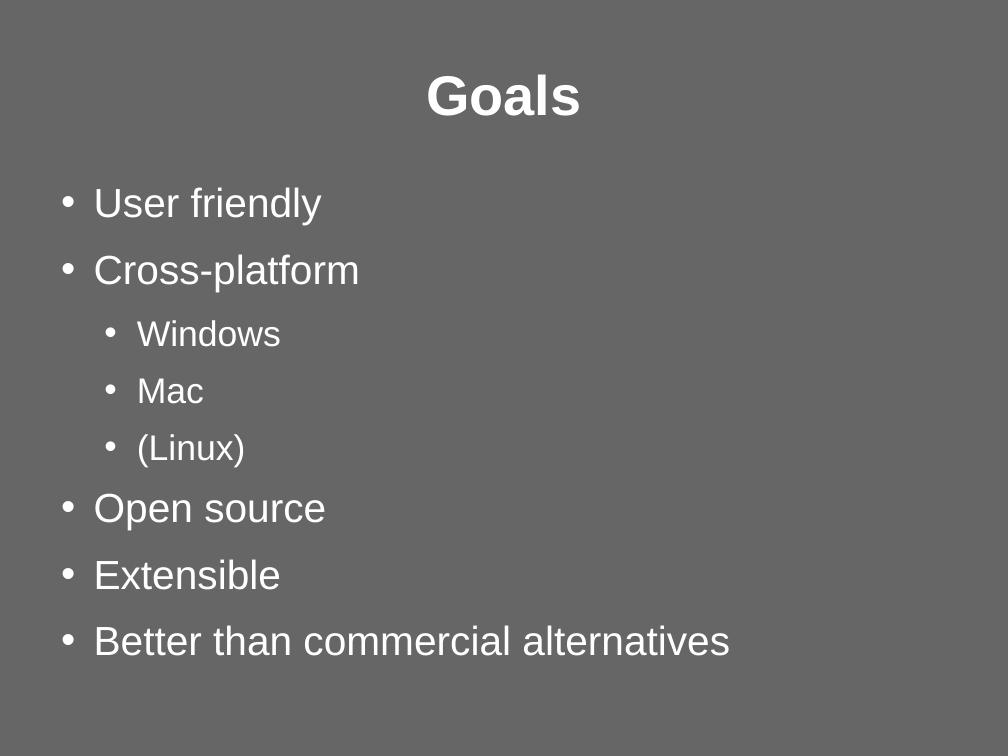
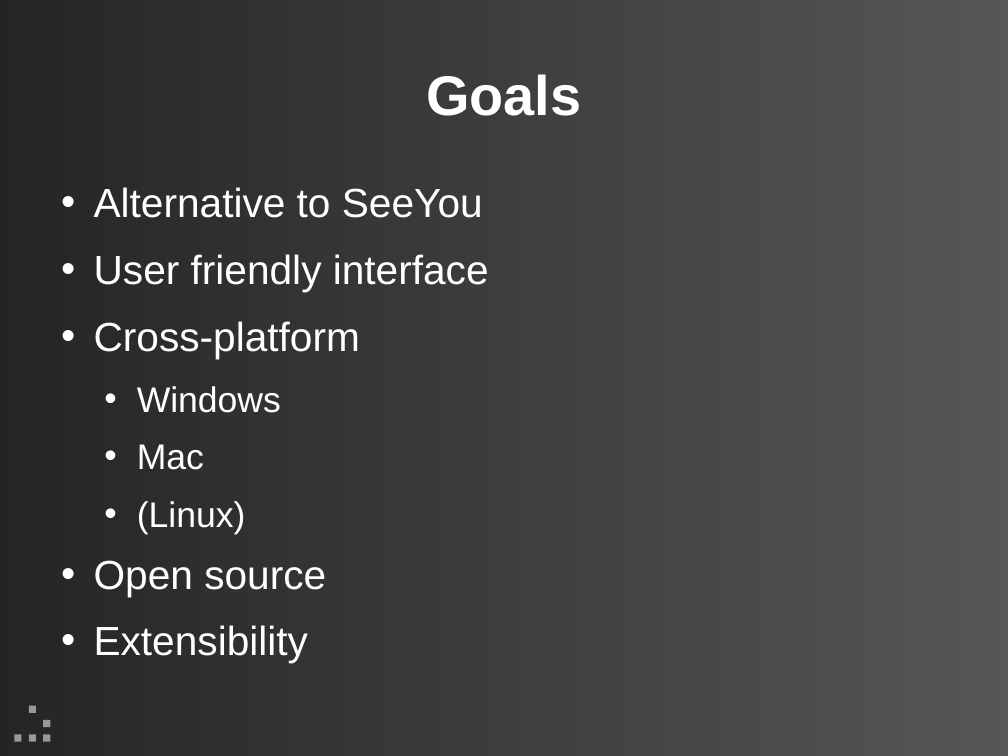
Before and after one commit to updraft/updraft, a slide deck: slide 3 of Docs/presentation.odp. Drawn at 1008x756 pixels with LibreOffice and Linux fonts; fonts in the diff are those of the drawing; background and template pictures are left out. Boxes give left, top, right and bottom in pixels: in the first picture for what was removed or moved away, otherwise in the second. Text is boxed around its words. In the diff, an @@ line names an element or a change of style, - is before the commit and + after.

```diff
--- a/Docs/presentation.odp
+++ b/Docs/presentation.odp
@@ background #666666 to #333333 @@
@@ rectangle added at box(0, 0, 1008, 756), fill gradient #000000 to #B3B3B3 @@
@@ text at box(94, 187, 489, 292): text changed @@
-• User friendly
+• Alternative to SeeYou
+• User friendly interface
@@ text at box(94, 559, 730, 656): text changed @@
-• Extensible
-• Better than commercial alternatives
+• Extensibility
@@ group added at box(15, 706, 50, 742): 5 rectangles @@
```
Also in this commit, not shown: 17 other slides changed, 3 slides added, 2 slides removed.
